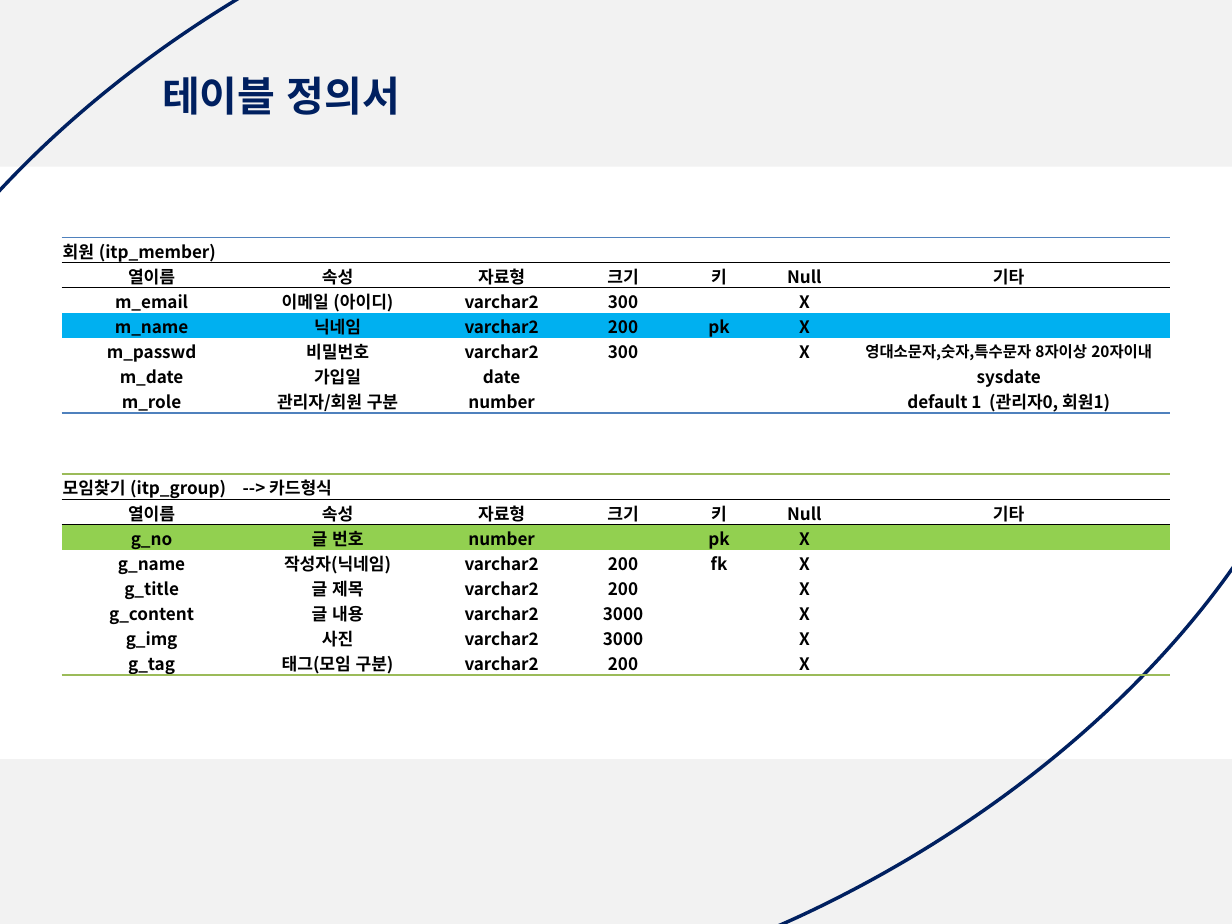
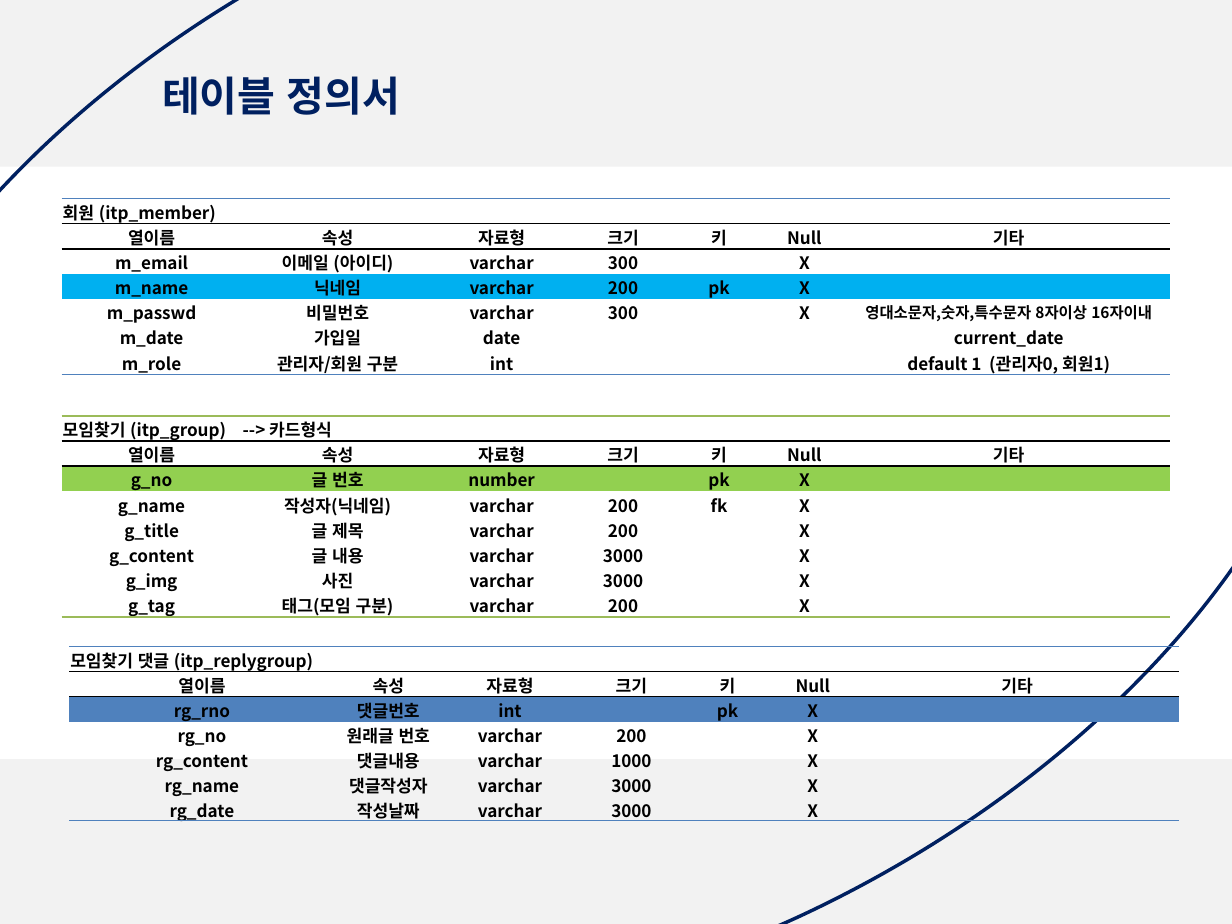
Before and after one commit to yeajinlee/ITP-team, a slide deck: slide 22 of multi_final/문서/3차 5조 2-15일 발표 자료(최종)/final_project_03.15 발표.pptx (slide 23 before the commit). Drawn at 1232x924 pixels with LibreOffice and Linux fonts; fonts in the diff are those of the drawing. Boxes give left, top, right and bottom in pixels: in the first picture for what was removed or moved away, otherwise in the second. Text is boxed around its words. In the diff, an @@ line names an element or a change of style, - is before the commit and + after.

```diff
--- a/multi_final/문서/3차 5조 2-15일 발표 자료(최종)/final_project_03.15 발표.pptx
+++ b/multi_final/문서/3차 5조 2-15일 발표 자료(최종)/final_project_03.15 발표.pptx
@@ table at [62,198,1169,520] @@
-row 3, column 3: varchar2
+row 3, column 3: varchar
-row 4, column 3: varchar2
+row 4, column 3: varchar
-row 5, column 3: varchar2
+row 5, column 3: varchar
-row 5, column 7: 영대소문자,숫자,특수문자 8자이상 20자이내
+row 5, column 7: 영대소문자,숫자,특수문자 8자이상 16자이내
-row 6, column 7: sysdate
+row 6, column 7: current_date
-row 7, column 3: number
+row 7, column 3: int
@@ table: place and size @@
-table at [62,238,1169,578]
+table at [62,198,1169,520]
@@ table at [62,416,1169,622] @@
-row 4, column 3: varchar2
+row 4, column 3: varchar
-row 5, column 3: varchar2
+row 5, column 3: varchar
-row 6, column 3: varchar2
+row 6, column 3: varchar
-row 7, column 3: varchar2
+row 7, column 3: varchar
-row 8, column 3: varchar2
+row 8, column 3: varchar
@@ table: place and size @@
-table at [62,474,1169,680]
+table at [62,416,1169,622]
@@ table added at [69,647,1178,825], 7 rows, 7 columns @@
+모임찾기 댓글 (itp_replygroup) |  |  |  |  |  | 
+열이름 | 속성 | 자료형 | 크기 | 키 | Null | 기타
+rg_rno | 댓글번호 | int |  | pk | X | 
+rg_no | 원래글 번호 | varchar | 200 |  | X | 
+rg_content | 댓글내용 | varchar | 1000 |  | X | 
+rg_name | 댓글작성자 | varchar | 3000 |  | X | 
+rg_date | 작성날짜 | varchar | 3000 |  | X | 
```
Also in this commit, not shown: 1 other slide changed, 2 slides added, 1 slide removed.
